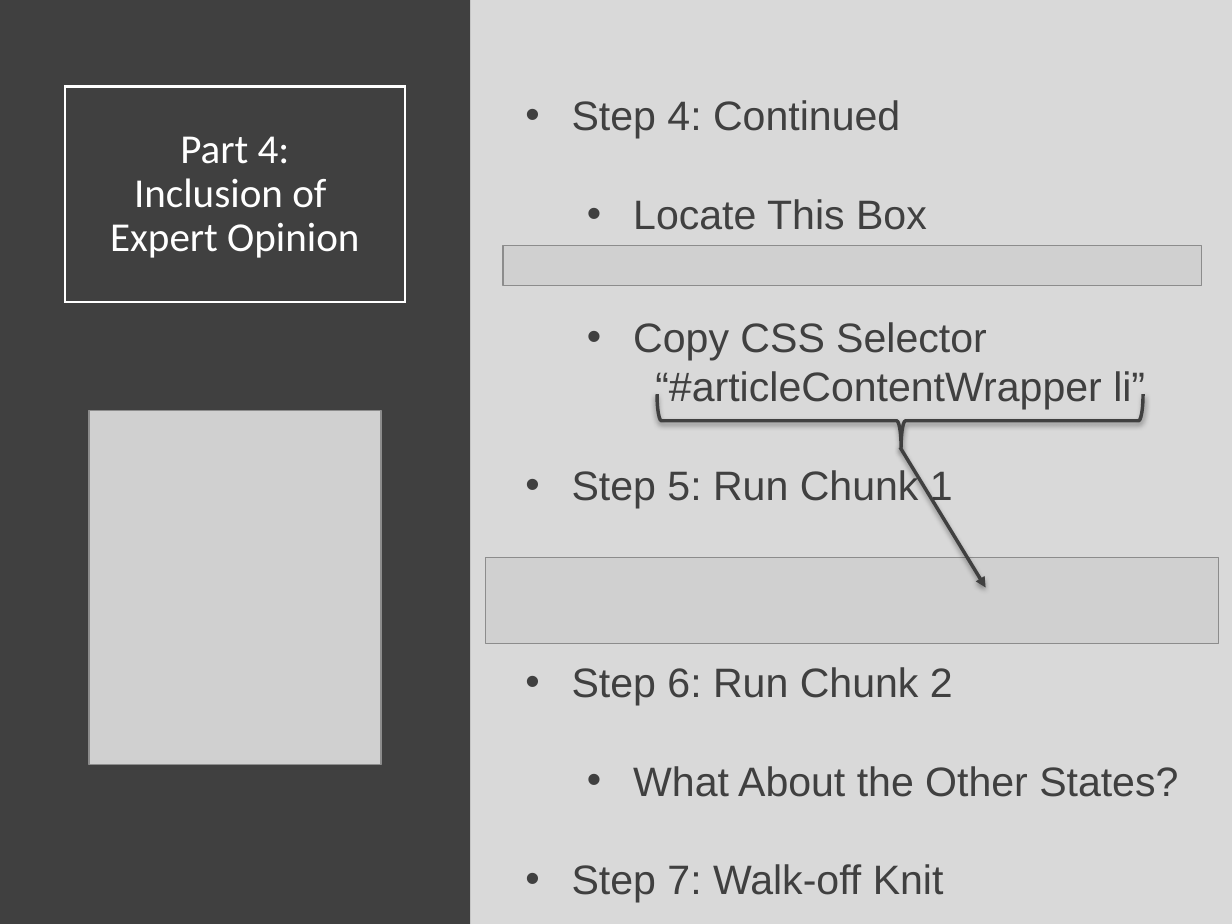
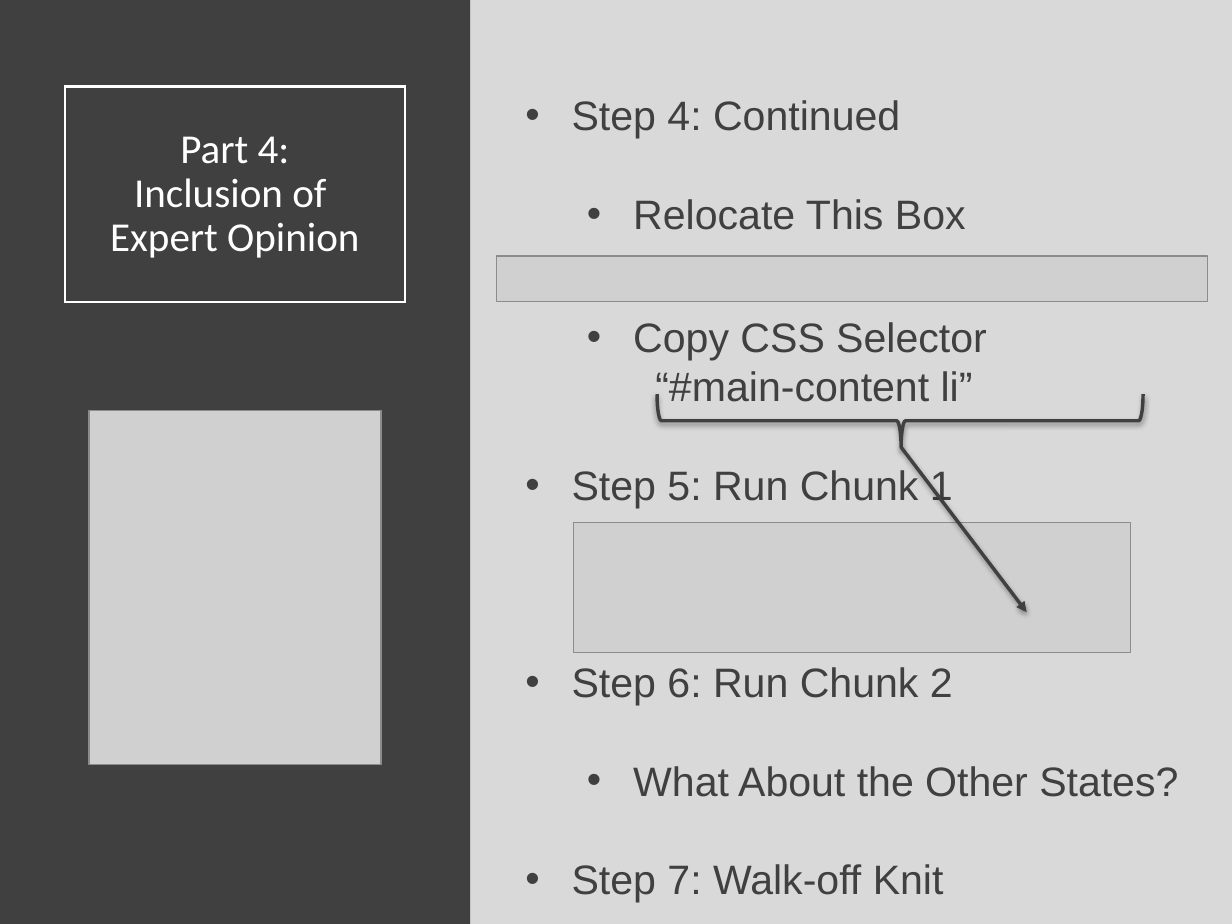
Before and after one commit to SuperMarioGiacomazzo/STOR320_WEBSITE, a slide deck: slide 22 of Lecture/Web Scraping/Web_Scraping_Lecture.pptx. Drawn at 1232x924 pixels with LibreOffice and Linux fonts; fonts in the diff are those of the drawing; grey boxes stand for pictures. Boxes give left, top, right and bottom in pixels: in the first picture for what was removed or moved away, otherwise in the second. Text is boxed around its words. In the diff, an @@ line names an element or a change of style, - is before the commit and + after.

```diff
--- a/Lecture/Web Scraping/Web_Scraping_Lecture.pptx
+++ b/Lecture/Web Scraping/Web_Scraping_Lecture.pptx
@@ text at bbox=[633, 199, 966, 230]: text changed @@
-  • Locate This Box
+  • Relocate This Box
@@ picture: place and size @@
-picture at bbox=[503, 245, 1201, 286]
+picture at bbox=[496, 256, 1207, 302]
@@ text at bbox=[655, 371, 973, 410]: text changed @@
-  “#articleContentWrapper li”
+  “#main-content li”
@@ arrow moved from (901, 447) - (986, 588) to (901, 447) - (1026, 612) @@
@@ picture: place and size @@
-picture at bbox=[485, 558, 1218, 644]
+picture at bbox=[573, 522, 1130, 652]
```
Also in this commit, not shown: 5 other slides changed, 13 other files.
